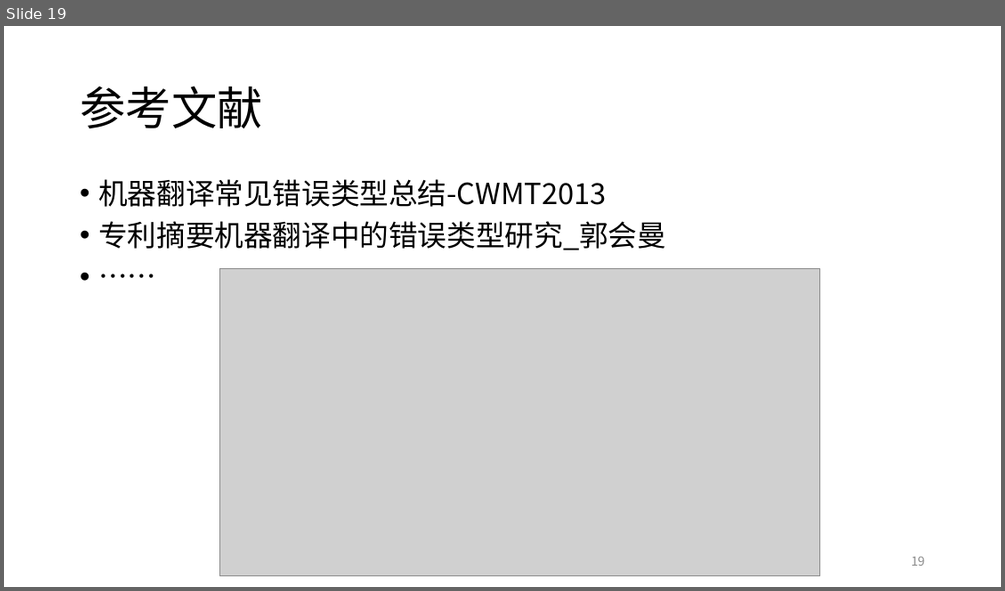
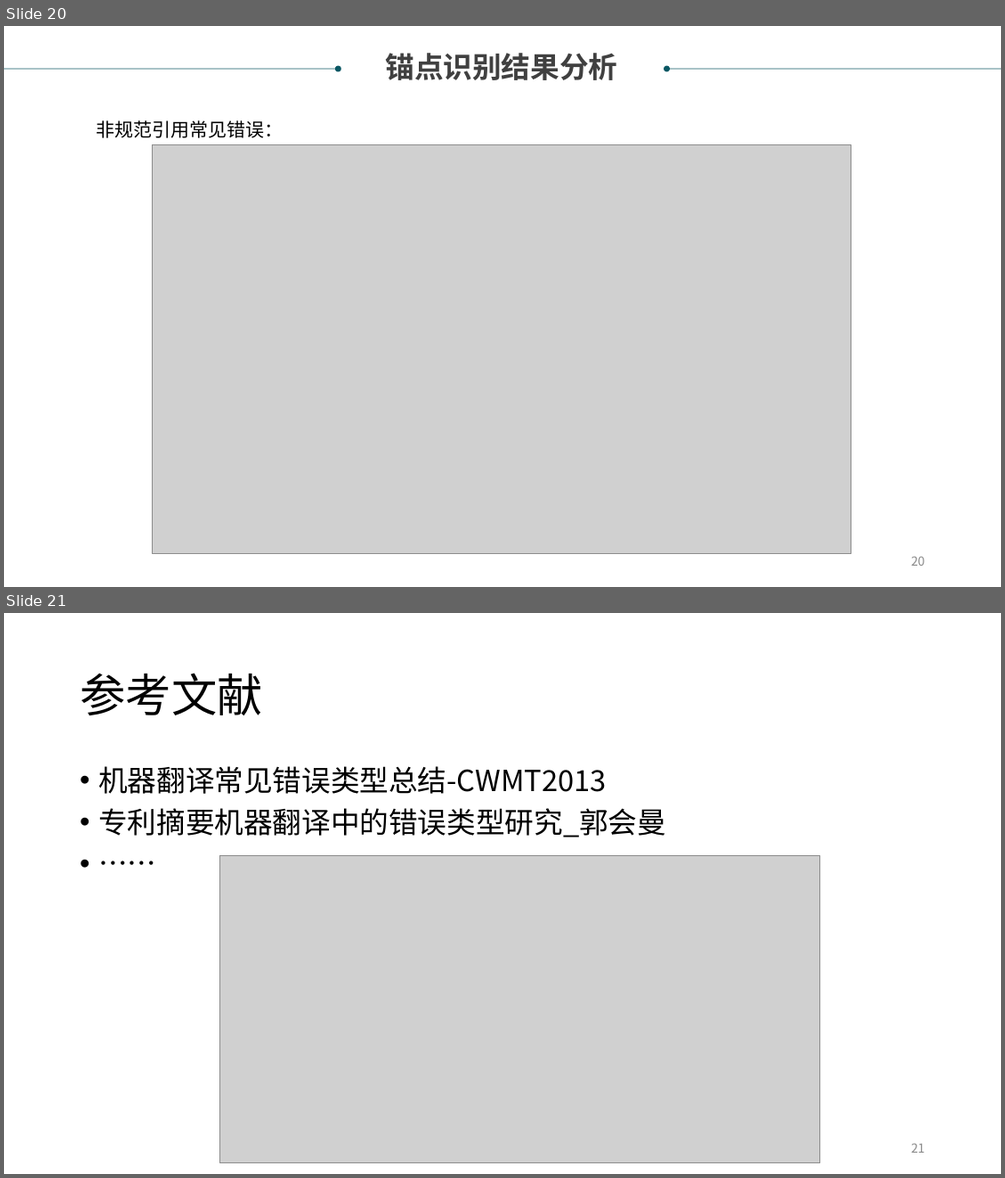
Before and after one commit to xiabo0816/PatTransErrorDetect, a slide deck: documents/翻译锚点识别项目.ppt. Shown one above the other, each under a label of ours: slide 19 before the commit, slides 20 and 21 after it. The pictures are 1005x591 and 1005x1178 pixels, drawn with LibreOffice and Linux fonts; fonts in the diff are those of the drawing; grey boxes stand for pictures. Boxes give left, top, right and bottom in pixels: in the first picture for what was removed or moved away, otherwise in the second. Text is boxed around its words. In the diff, an @@ line names an element or a change of style, - is before the commit and + after.

```diff
--- a/documents/翻译锚点识别项目.ppt
+++ b/documents/翻译锚点识别项目.ppt
@@ slide 20 added at <box>4,26,1001,587</box>, background #FFFFFF @@
@@ arrow added from (4, 69) to (338, 69), #095763 0.51 pt @@
@@ text added at <box>385,53,617,80</box>, 28 pt, text #404040, bold @@
+锚点识别结果分析
@@ arrow added from (1000, 69) to (666, 69), #095763 0.51 pt @@
@@ text added at <box>96,120,283,138</box>, 18 pt, text #000000 @@
+非规范引用常见错误：
@@ picture added at <box>152,144,850,554</box> @@
@@ page number added at <box>911,556,924,565</box>, 12 pt, text #898989 @@
+20
@@ what was slide 19 is now slide 21 @@
@@ page number at <box>911,1143,924,1152</box>: text changed @@
-19
+21
```
Also in this commit, not shown: 1 other slide added, 6 other files.
